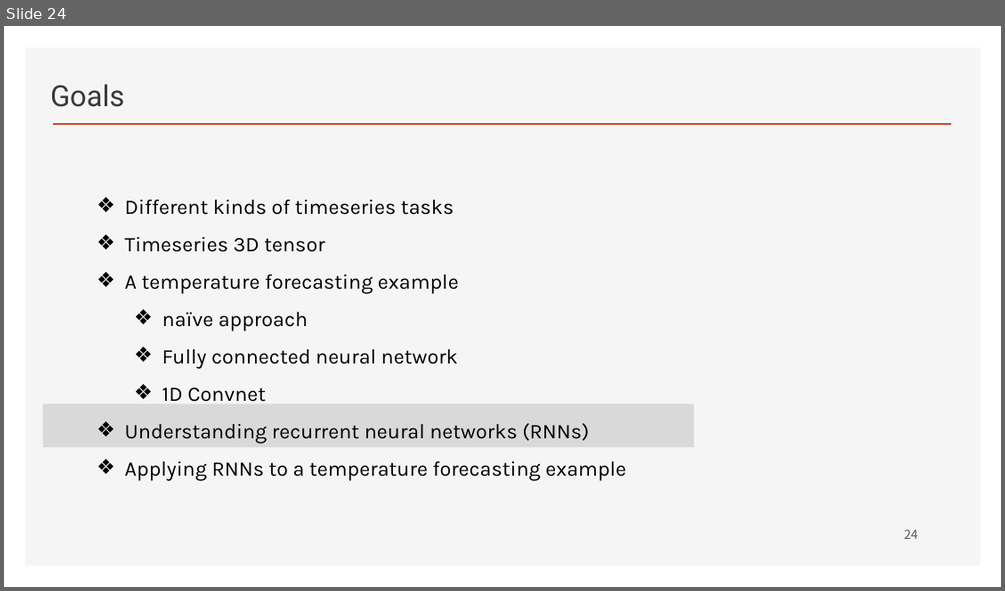
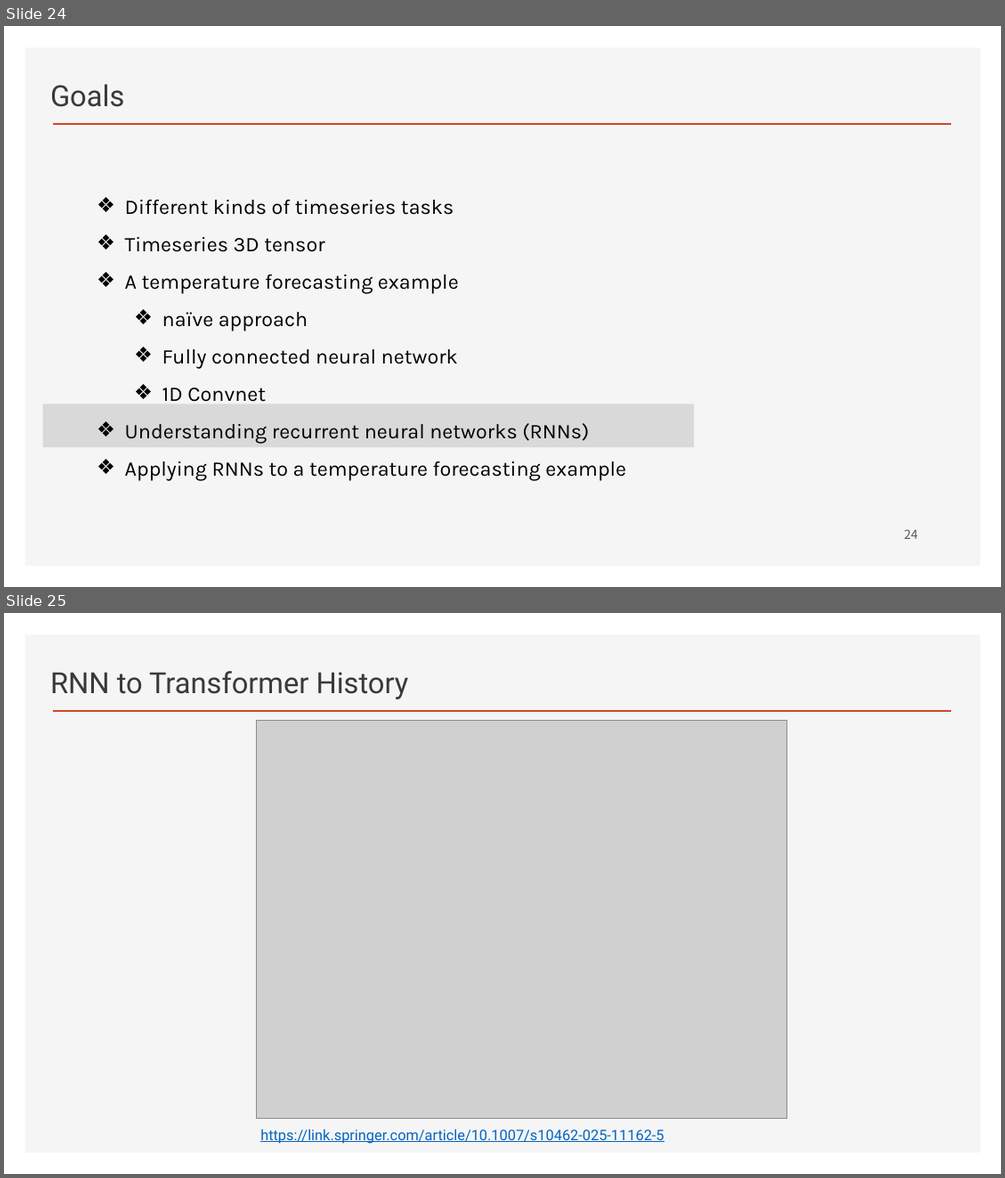
Before and after one commit to ancestor9/2026_Fall_Deep-Learning-with-Python, a slide deck: Chapter 13 Timeseries forecasting.pptx. Shown one above the other, each under a label of ours: slide 24 before the commit, slides 24 and 25 after it. The pictures are 1005x591 and 1005x1178 pixels, drawn with LibreOffice and Linux fonts; fonts in the diff are those of the drawing; grey boxes stand for pictures; background and template pictures are left out. Boxes give left, top, right and bottom in pixels: in the first picture for what was removed or moved away, otherwise in the second. Text is boxed around its words. In the diff, an @@ line names an element or a change of style, - is before the commit and + after.

```diff
--- a/Chapter 13 Timeseries forecasting.pptx
+++ b/Chapter 13 Timeseries forecasting.pptx
@@ slide 25 added at [4,613,1001,1174], background #FFFFFF; not listed: 2 template elements that a slide beside it also shows @@
@@ text added at [50,671,409,699], 28 pt, text #3B3838 @@
+RNN to Transformer History
@@ picture added at [257,720,787,1119] @@
@@ text added at [260,1128,663,1143], 14 pt, text #0563C1, underline @@
+https://link.springer.com/article/10.1007/s10462-025-11162-5
```
Also in this commit, not shown: 4 slides changed.
